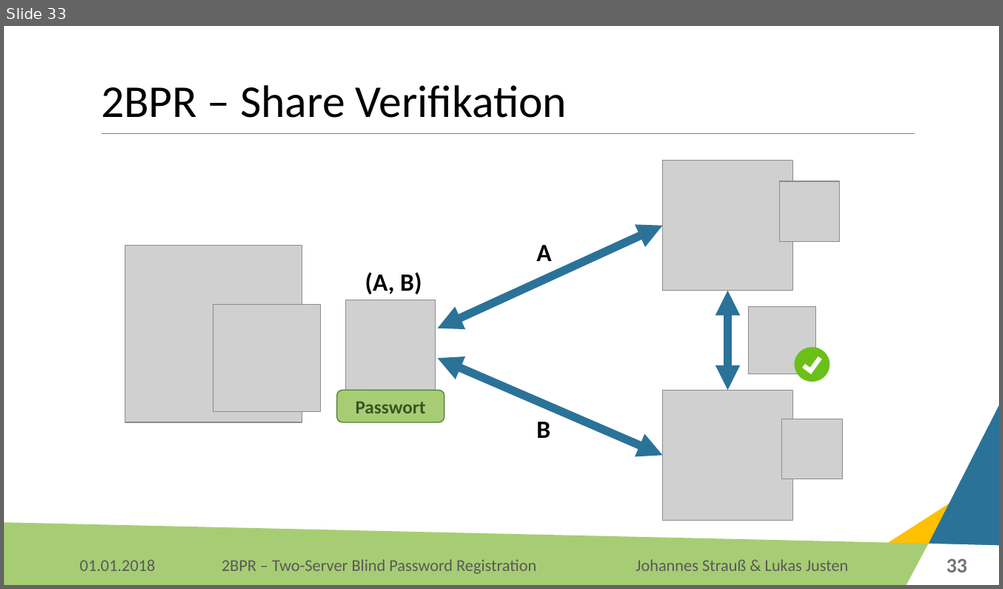
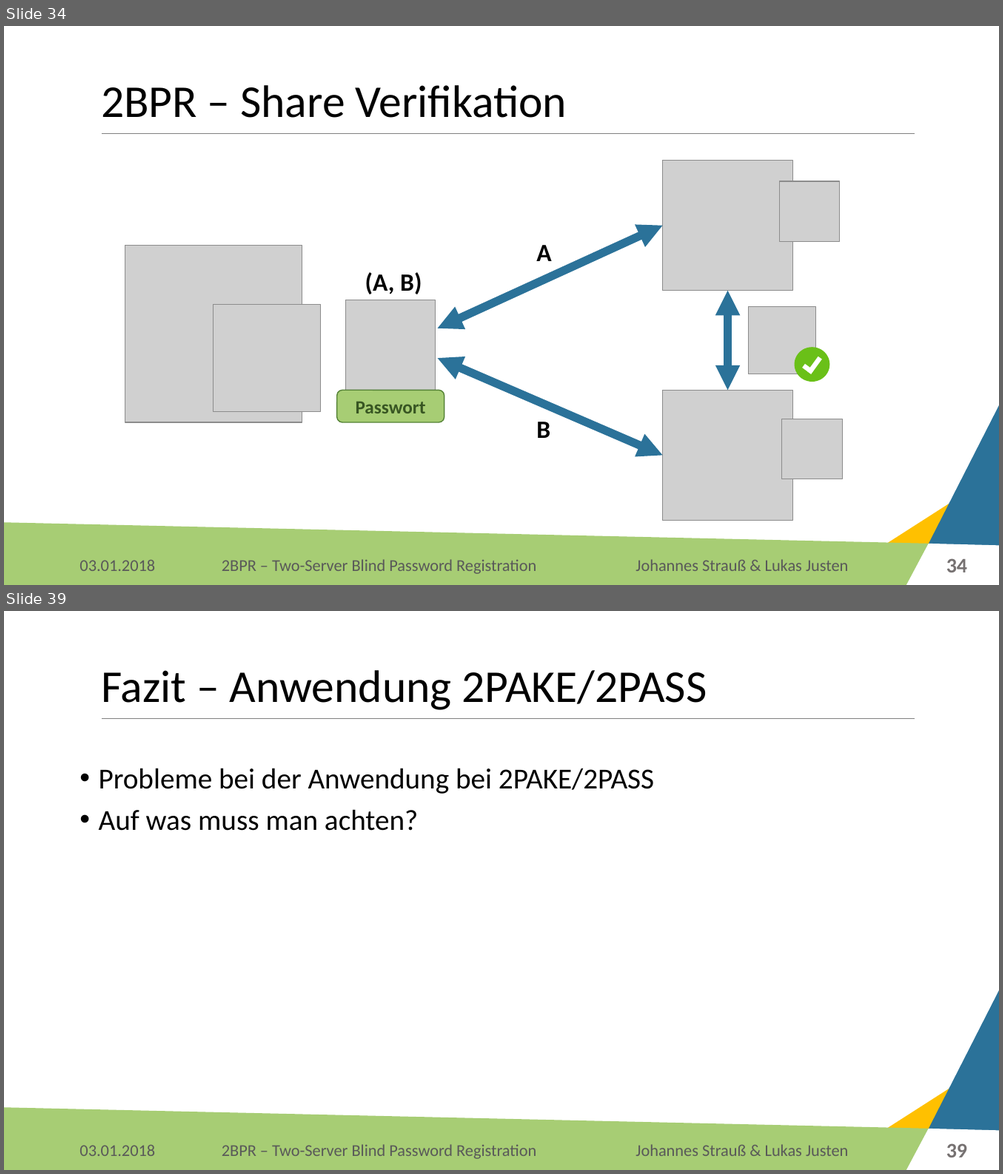
Before and after one commit to Lukas-Justen/IT-Security-2BPR, a slide deck: 2BPR.pptx. Shown one above the other, each under a label of ours: slide 33 before the commit, slides 34 and 39 after it; the slides between them are not shown. The pictures are 1003x589 and 1003x1174 pixels, drawn with LibreOffice and Linux fonts; fonts in the diff are those of the drawing; grey boxes stand for pictures; background and template pictures are left out. Boxes give left, top, right and bottom in pixels: in the first picture for what was removed or moved away, otherwise in the second. Text is boxed around its words. In the diff, an @@ line names an element or a change of style, - is before the commit and + after.

```diff
--- a/2BPR.pptx
+++ b/2BPR.pptx
@@ slide 39 added at (4,611,999,1170), background #FFFFFF; not listed: 6 template elements that a slide beside it also shows @@
@@ title added at (101,670,707,710), 44 pt, text #000000 @@
+Fazit – Anwendung 2PAKE/2PASS
@@ text added at (99,768,654,831), 28 pt, text #000000 @@
+• Probleme bei der Anwendung bei 2PAKE/2PASS
+• Auf was muss man achten?
@@ text added at (79,1145,155,1156), 16 pt, text #595959 @@
+03.01.2018
@@ text added at (635,1145,848,1156), 16 pt, text #595959 @@
+Johannes Strauß & Lukas Justen
@@ page number added at (946,1144,967,1158), 20 pt, text #767171, bold @@
+39
@@ what was slide 33 is now slide 34 @@
@@ slide 34 changed as well @@
@@ text at (79,560,155,571): text changed @@
-01.01.2018
+03.01.2018
@@ page number at (946,559,967,573): text changed @@
-33
+34
```
Also in this commit, not shown: 35 other slides changed, 6 other slides added, 1 other file.
